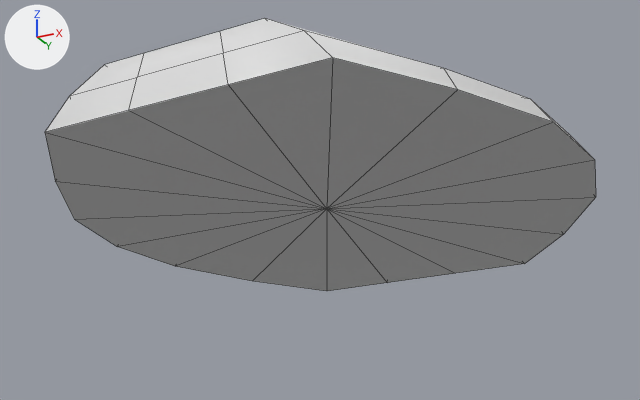
A saved change to the FBX model Assets/3D Models/Modular 3D Assets/TwoDirectionOpositeSandAreax4.fbx.
Both versions are drawn from a 50 mm lens placed at (9.59, -15.46, -4.96), pointed at (3.98, -4.24, 0.09). Arrows for +X, +Y and +Z are at upper left; the lights stay in place. Mesh edges are drawn as thin lines. Where no turn or scale is listed for an object, it has been applied to the vertices.

Before the edit, the objects in view are built like this:
```python
me_mesh = bpy.data.meshes.new('Mesh')
me_mesh.from_pydata(...)  # 74 vertices, 90 faces; spans x -4.01..4.01, y -4.01..4.01, z 0.0..1.0
ob_sandx4_2waypath = bpy.data.objects.new('Sandx4_2wayPath', me_mesh)
ob_sandx4_2waypath.location = (4.01, -4.01, 0.0)
```
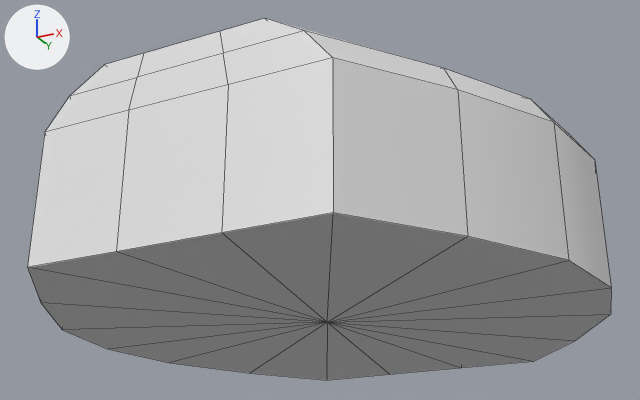
Location of each change, [x1, y1, x2, y2] in pixels of the pictures (640 x 400 px):
'Sandx4_2wayPath', reshaped (32% taller): before [45, 18, 596, 291]; after [28, 18, 611, 380]
part 1 of me_mesh, built on: before [45, 58, 596, 291]; after [28, 58, 611, 380]

The edits, one by one:
me_mesh is used by ob_sandx4_2waypath; location (4.01, -4.01, 0.0).
me_mesh had 74 vertices, 90 faces and spanned x -4.01..4.01, y -4.01..4.01, z 0.0..1.0.
me_mesh now has 92 vertices, 108 faces and spans x -4.01..4.01, y -4.01..4.01, z -1.78..1.0.
Part 1, on me_mesh:
1 vertex is removed from x 0.0, y -0.06, z 0.0.
18 faces are deleted.
1 vertex is added at (0.0, -0.06, -1.78).
18 new vertices lie (0.0, 0.0, -1.78) away from vertices in x -4.01..4.01, y -4.01..4.01, z 0.0.
36 new faces join them.
